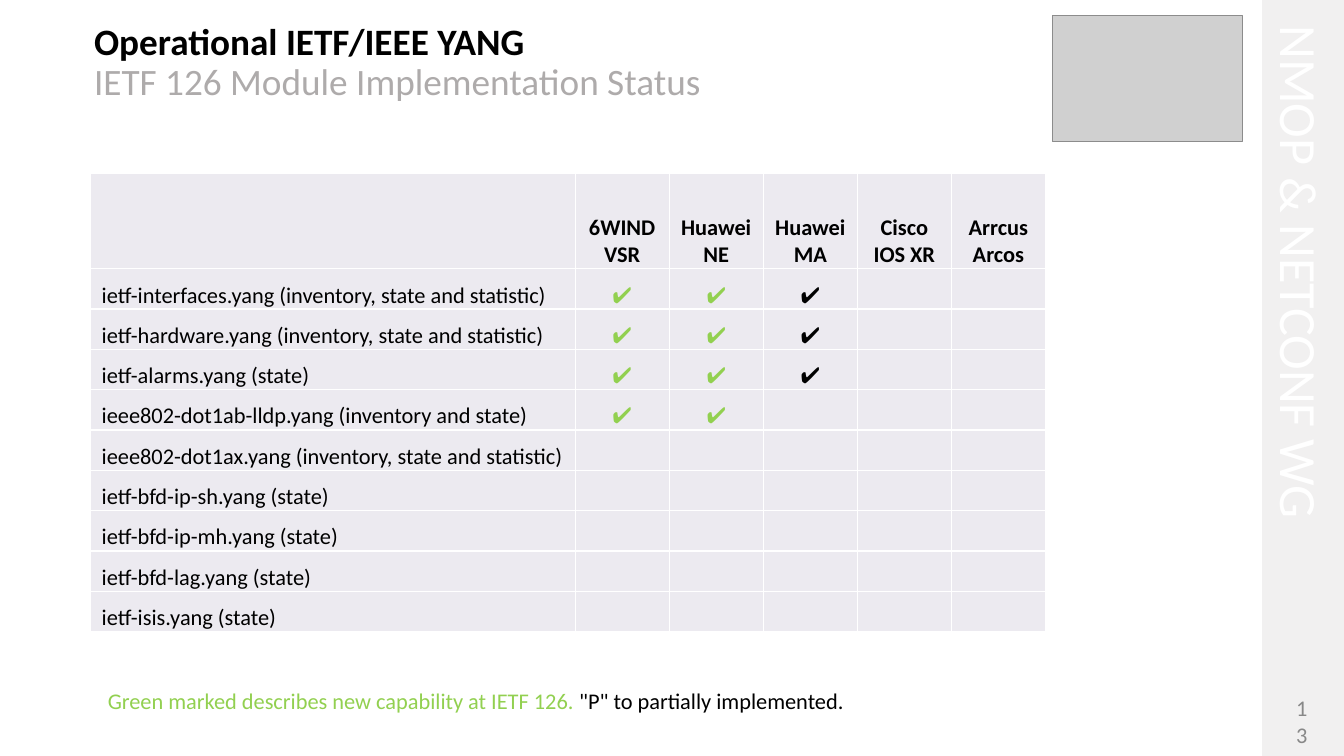
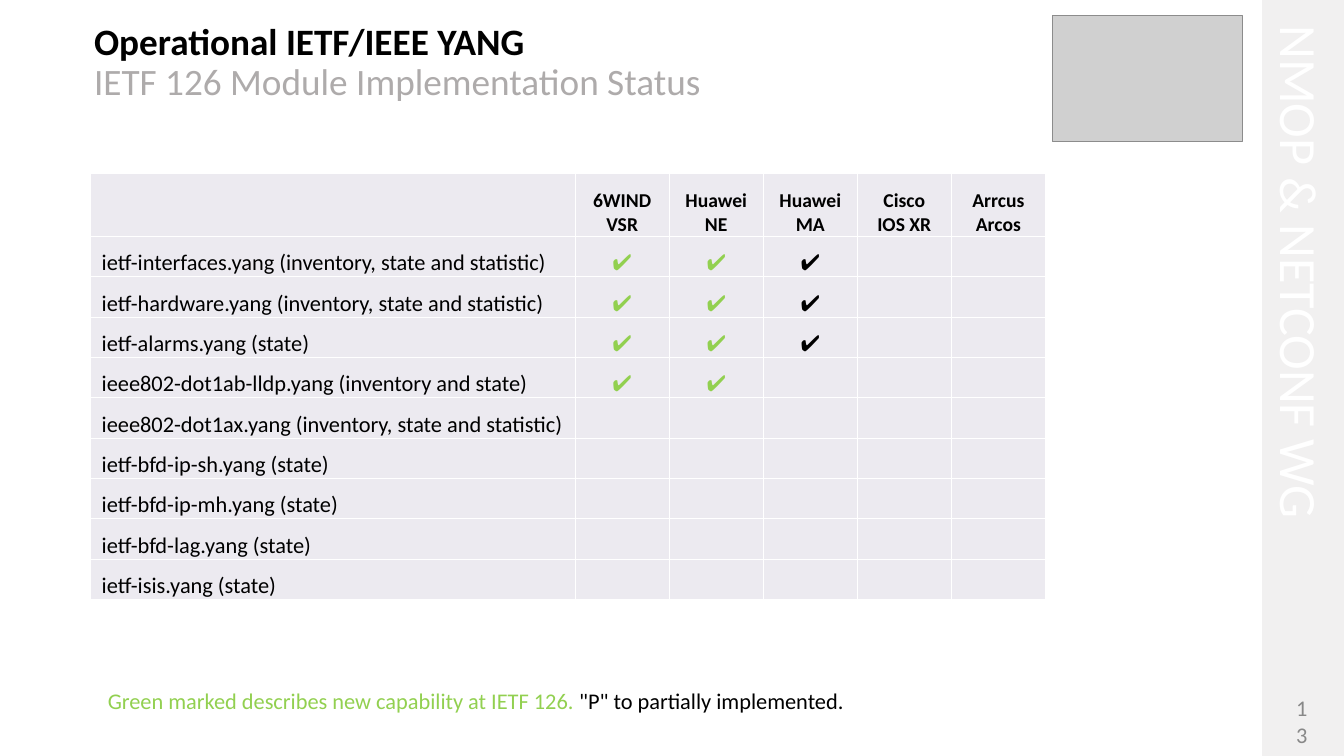
Before and after one commit to network-analytics/ietf-network-analytics-document-status, a slide deck: slide 13 of 126/NMOP/draft-ietf-nmop-yang-message-broker-integration-13.pptx. Drawn at 1344x756 pixels with LibreOffice and Linux fonts; fonts in the diff are those of the drawing; grey boxes stand for pictures. Boxes give left, top, right and bottom in pixels: in the first picture for what was removed or moved away, otherwise in the second. Text is boxed around its words. In the diff, an @@ line names an element or a change of style, - is before the commit and + after.

```diff
--- a/126/NMOP/draft-ietf-nmop-yang-message-broker-integration-13.pptx
+++ b/126/NMOP/draft-ietf-nmop-yang-message-broker-integration-13.pptx
@@ table at bbox=[91, 173, 1045, 601] @@
@@ size 16 to 14 pt in "6WIND VSR", "Huawei NE", "Huawei MA", "Cisco IOS XR" and 1 more places @@
```
Also in this commit, not shown: 7 other slides changed, 2 other files.
